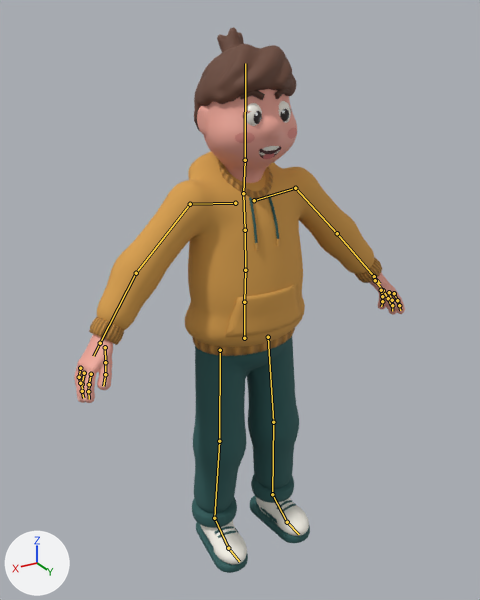
Renders of the Blender file source/human/human.blend from each side of a commit.
Before and after are seen from a 50 mm camera at (1.104, 1.807, 1.896) aimed at (0.012, -0.013, 0.986). The axes (+X, +Y, +Z) are drawn at lower left. The lights are the same throughout. The older version comes first. The bones that change, and the others that lie on the model, are drawn over the model as lines.

The first picture shows 'CuffL', 'CuffR', 'Hair', 'HandL', 'HandR', 'HeadSkin', 'Hem', 'NailsL', 'NailsR', 'PantCuffL', 'PantCuffR', 'Pants', 'Pocket', 'Top', 'UpperL', 'UpperR' and 20 more.
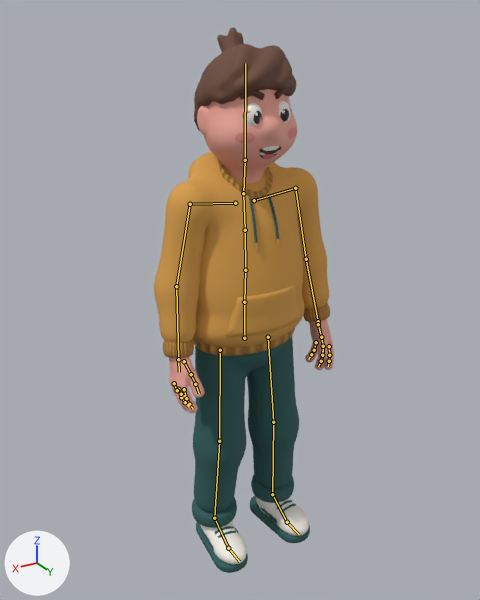
The newer file adds an action. The first version stands in its rest pose; the second is drawn at frame 0 of the action 'RESET'.

What differs and where, as boxes [x1, y1, x2, y2] in the pictures (480 x 600 px):
```json
{"object": "Top", "change": "posed", "before": [97, 152, 374, 347], "after": [154, 152, 329, 347], "on screen": "37% narrower"}
{"object": "HandR", "change": "posed", "before": [74, 334, 113, 403], "after": [169, 357, 205, 413]}
{"object": "HandL", "change": "posed", "before": [369, 272, 405, 315], "after": [305, 319, 334, 370]}
{"object": "CuffR", "change": "posed", "before": [89, 317, 124, 345], "after": [163, 339, 194, 358]}
{"object": "CuffL", "change": "posed", "before": [355, 257, 382, 283], "after": [303, 303, 330, 322], "on screen": "26% shorter"}
{"object": "NailsR", "change": "posed", "before": [77, 381, 108, 402], "after": [184, 391, 202, 413]}
{"object": "NailsL", "change": "posed", "before": [393, 302, 397, 307], "after": [326, 352, 333, 368]}
{"bone": "LeftUpperArm", "before": "(295, 188) to (337, 233)", "after": "(295, 188) to (306, 259)"}
{"bone": "RightUpperArm", "before": "(190, 204) to (136, 273)", "after": "(190, 204) to (176, 286)"}
```

The change, as JSON lines over the scene's bpy script:
```json
{"block": "bone_leftupperarm", "where": "bone_leftupperarm = bpy.data.objects['Rig'].pose.bones['LeftUpperArm']  # child of 'LeftShoulder'"}
{"op": "set", "path": "bone_leftupperarm.rotation_quaternion", "old": "(1.0, 0.0, 0.0, 0.0)", "new": "(0.959, 0.0, 0.0, -0.284)", "note": "degrees (0, 0, 0) -> degrees (0, 0, -33)"}
{"block": "bone_rightupperarm", "where": "bone_rightupperarm = bpy.data.objects['Rig'].pose.bones['RightUpperArm']  # child of 'RightShoulder'"}
{"op": "set", "path": "bone_rightupperarm.rotation_quaternion", "old": "(1.0, 0.0, 0.0, 0.0)", "new": "(0.959, 0.0, 0.0, 0.284)", "note": "degrees (0, 0, 0) -> degrees (0, 0, 33)"}
```
